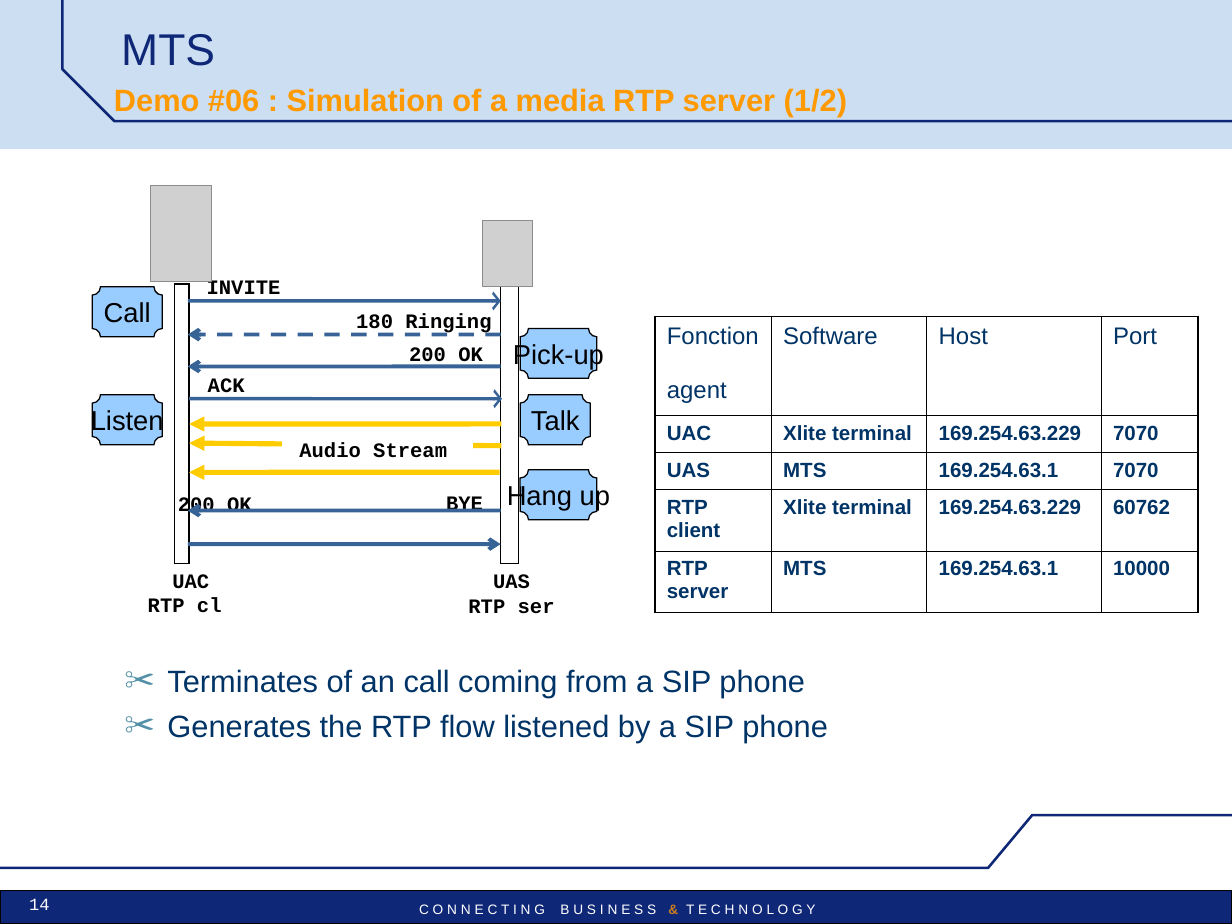
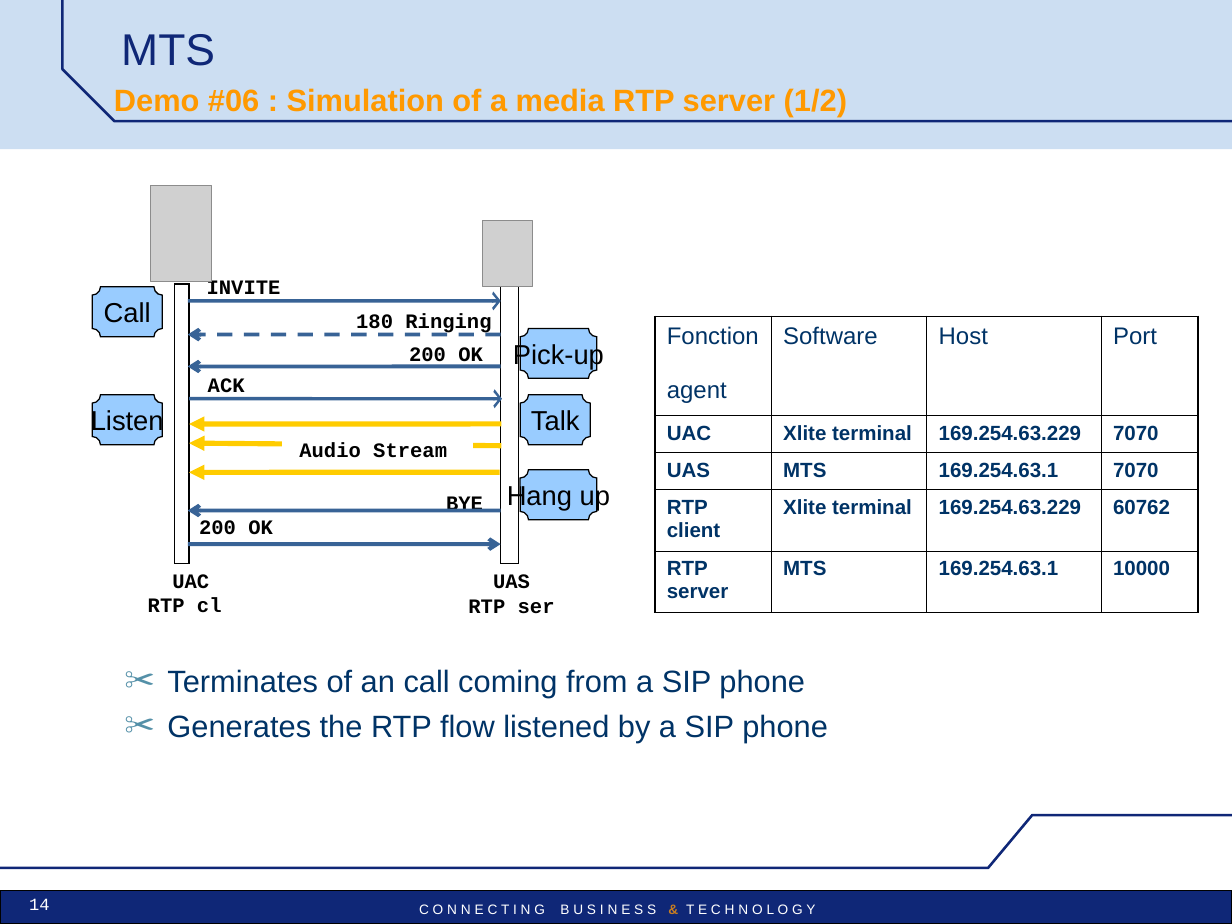
Before and after one commit to uttamhoode9/mts-trunk, a slide deck: slide 14 of mts/src/main/doc/MTS_pres_demos.ppt. Drawn at 1232x924 pixels with LibreOffice and Linux fonts; fonts in the diff are those of the drawing; grey boxes stand for pictures; background and template pictures are left out. Boxes give left, top, right and bottom in pixels: in the first picture for what was removed or moved away, otherwise in the second. Text is boxed around its words. In the diff, an @@ line names an element or a change of style, - is before the commit and + after.

```diff
--- a/mts/src/main/doc/MTS_pres_demos.ppt
+++ b/mts/src/main/doc/MTS_pres_demos.ppt
@@ text "200 OK" rewrapped from [178, 496, 252, 517] to [199, 520, 273, 535] @@
```
Also in this commit, not shown: 14 other slides changed, 2 slides added.
